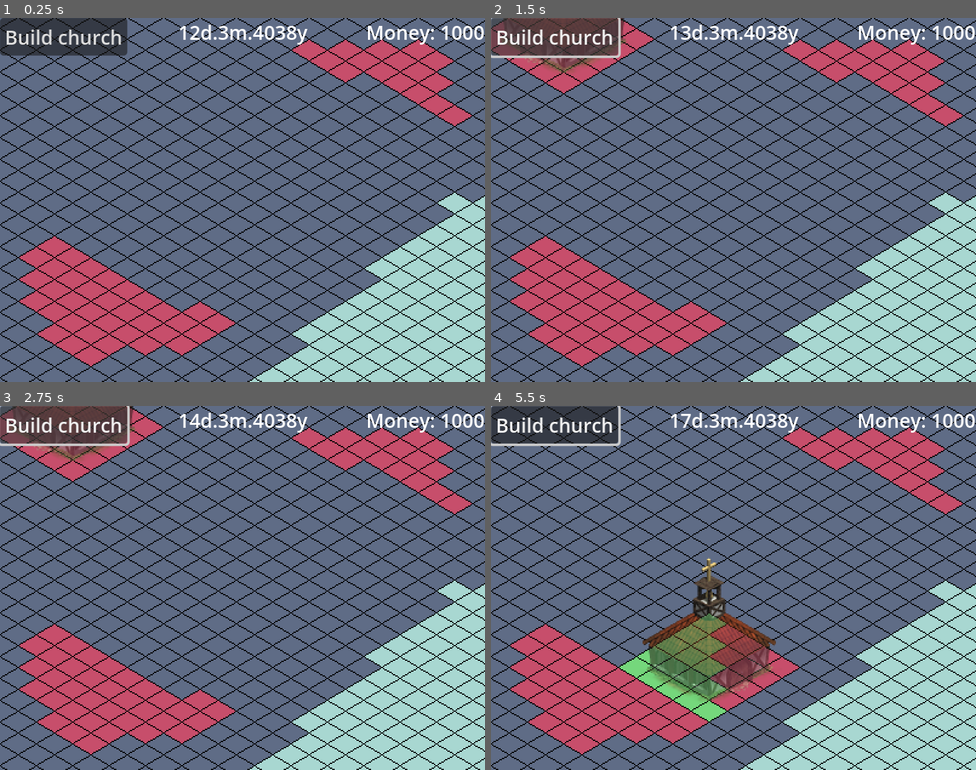
Above: before the commit, frames 1-4 (two rows, left to right).
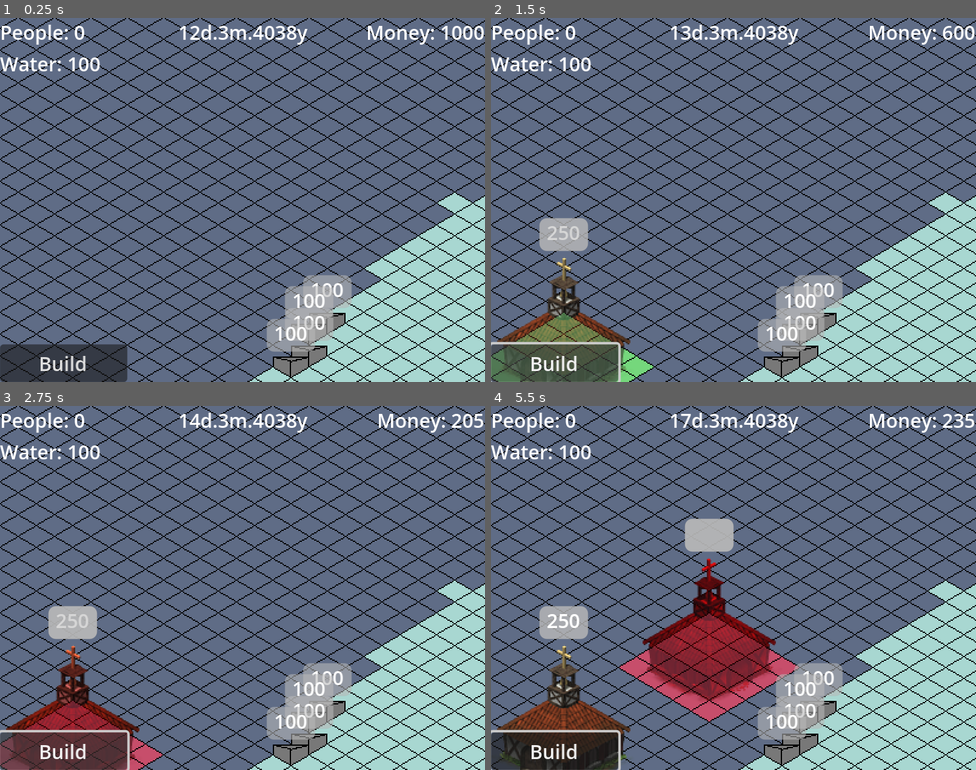
Above: after the commit, the same moments.

Repository: BurntRobot/artifical_heart_at_the_water-s_edge
Game: Godot game, scene res://world.tscn
The game is run twice, just before and just after one commit, with the same random seed, the same clock (stepped at 60 frames per second) and the same inputs.
Inputs (mouse positions are in pixels of both pictures, inside the frame that each line leads up to):
- Up to frame 1 (0.25 s): no input
- Up to frame 2 (1.5 s): click "Build church" (after the commit: "Build") at 0.5 s; click "Build church" (after the commit: "Build") at 1.25 s
- Up to frame 3 (2.75 s): click "Build church" (after the commit: "Build") at 2 s
- Up to frame 4 (5.5 s): tap Enter at 2.75 s; move the mouse to (840, 569) at 2.77 s; press the mouse at (840, 569) at 2.78 s; tap Space at 3.5 s; move the mouse to (636, 606) at 3.52 s; release the mouse at (636, 606) at 3.53 s; click (636, 606) at 3.6 s; move the mouse to (782, 507) at 4.27 s; hold R (rotate) 4.28-5.03 s; click (782, 507) at 4.55 s; move the mouse to (709, 660) at 5.02 s; click (709, 660) at 5.1 s

The runs differ from the first frame. In frame 1, 18% of the frame differs, in the area x 0-98%, y 0-100%; in frame 2, 22%; in frame 3, 22%; in frame 4, 26%, in the area x 0-100%, y 0-100%.

Commit message:
Added testing textures. Foundation of MVP.

Diff:
--- a/Buildings/building.gd
+++ b/Buildings/building.gd
@@ -5,11 +5,15 @@
 @onready var base_for_water: TileMapLayer = $BaseForWater
 @onready var sprite: Sprite2D = $Sprite
 @onready var animation_player: AnimationPlayer = $AnimationPlayer
+@onready var health_bar: ProgressBar = $HealthBar
+@onready var health_label: Label = $HealthBar/Label
 
 @export var building_cost: int = 400
+@export var is_built: bool = false
+@export var health: int = 250
+var current_health: int
 
 var rotated: bool = false
-var is_built: bool = false
 var can_build: bool = true
 
 signal _on_check_free_ground(_tile_map: Array[Vector2i])
@@ -20,6 +24,9 @@
 	CityResources._on_next_day.connect(_next_day)
 	CityResources._on_next_month.connect(_next_month)
 	Input.set_mouse_mode(Input.MOUSE_MODE_HIDDEN)
+	health_bar.max_value = health
+	current_health = health
+	health_bar.value = current_health
 
 func _physics_process(_delta: float) -> void:
 	if not is_built:
@@ -32,9 +39,13 @@
 			sprite.self_modulate = Color('ffffff89')
 			base._update_tiles_colors()
 			can_build = true
-		_on_check_free_ground.emit(base.get_used_cells())
-		if base_for_water.get_used_cells() == null:
-			_on_check_free_water.emit(base_for_water.get_used_cells())
+		# Место для здания
+		#_on_check_free_ground.emit(base.get_used_cells())
+		#if base_for_water.get_used_cells() == null:
+		#	_on_check_free_water.emit(base_for_water.get_used_cells())
+	else:
+		health_bar.value = current_health
+		health_label.text = str(current_health)
 
 func _input(event: InputEvent) -> void:
 	if not is_built:
--- a/Buildings/building.tscn
+++ b/Buildings/building.tscn
@@ -95,6 +95,7 @@
 
 [node name="Sprite" type="Sprite2D" parent="."]
 self_modulate = Color(1, 1, 1, 0.5372549)
+y_sort_enabled = true
 
 [node name="AnimationPlayer" type="AnimationPlayer" parent="."]
 libraries = {
@@ -102,3 +103,14 @@
 }
 
 [node name="AudioStreamPlayer" type="AudioStreamPlayer" parent="."]
+
+[node name="HealthBar" type="ProgressBar" parent="."]
+offset_right = 40.0
+offset_bottom = 27.0
+show_percentage = false
+
+[node name="Label" type="Label" parent="HealthBar"]
+layout_mode = 0
+offset_right = 40.0
+offset_bottom = 23.0
+horizontal_alignment = 1
--- a/Buildings/town_hall.tscn
+++ b/Buildings/town_hall.tscn
@@ -10,6 +10,12 @@
 [node name="Base" parent="." index="0"]
 tile_map_data = PackedByteArray("AAD//wAAAAACAAAAAAD//wEAAAACAAAAAAD//wIAAAACAAAAAAD/////AAACAAAAAAD///7/AAACAAAAAAABAA …(320 unchanged characters)…
 
-[node name="Sprite" parent="." index="1"]
+[node name="Sprite" parent="." index="2"]
 position = Vector2(0, -39)
 texture = ExtResource("2_8r65t")
+
+[node name="HealthBar" parent="." index="5"]
+offset_left = -20.0
+offset_top = -123.0
+offset_right = 20.0
+offset_bottom = -96.0
--- /dev/null
+++ b/Buildings/wall.tscn
@@ -0,0 +1,15 @@
+[gd_scene load_steps=2 format=3 uid="uid://b6lxut7b4p3of"]
+
+[ext_resource type="PackedScene" uid="uid://cyqa3xdmnxit8" path="res://Buildings/building.tscn" id="1_cr1d3"]
+
+[node name="Wall" instance=ExtResource("1_cr1d3")]
+health = 100
+
+[node name="Base" parent="." index="0"]
+tile_map_data = PackedByteArray(0, 0, 255, 255, 0, 0, 0, 0, 4, 0, 0, 0, 0, 0)
+
+[node name="HealthBar" parent="." index="5"]
+offset_left = -20.0
+offset_top = -40.0
+offset_right = 20.0
+offset_bottom = -13.0
--- /dev/null
+++ b/GUI/resources_label.gd
@@ -0,0 +1,4 @@
+extends Label
+
+func _physics_process(_delta: float) -> void:
+	text = "People: " + str(CityResources.citizens) + "\nWater: " + str(CityResources.water)
--- a/Map/Tiles/tile_set.tres
+++ b/Map/Tiles/tile_set.tres
@@ -10,6 +10,7 @@
 1:0/0 = 0
 2:0/0 = 0
 3:0/0 = 0
+4:0/0 = 0
 
 [resource]
 tile_shape = 1
--- a/world.tscn
+++ b/world.tscn
@@ -1,12 +1,14 @@
-[gd_scene load_steps=8 format=4 uid="uid://cxnlncaghbgq2"]
+[gd_scene load_steps=10 format=4 uid="uid://cxnlncaghbgq2"]
 
 [ext_resource type="Script" uid="uid://b6kq3swrrqtyl" path="res://Map/map.gd" id="1_aqk2v"]
 [ext_resource type="TileSet" uid="uid://chx3a5tst7d7j" path="res://Map/Tiles/tile_set.tres" id="1_fj7yv"]
 [ext_resource type="PackedScene" uid="uid://ce0ymdlijkja6" path="res://Buildings/town_hall.tscn" id="2_036b0"]
 [ext_resource type="Script" uid="uid://c8b52ovhgrp2j" path="res://Player/player_camera.gd" id="4_aqk2v"]
+[ext_resource type="PackedScene" uid="uid://b6lxut7b4p3of" path="res://Buildings/wall.tscn" id="4_ioo17"]
 [ext_resource type="Script" uid="uid://dyl05h3ppiq0x" path="res://GUI/money_label.gd" id="5_036b0"]
 [ext_resource type="Script" uid="uid://djjjdyay4mfa2" path="res://GUI/day_timer.gd" id="6_dwbse"]
 [ext_resource type="Script" uid="uid://dn5bre6derpqq" path="res://GUI/date_label.gd" id="6_pkg7o"]
+[ext_resource type="Script" uid="uid://j57goev0iekc" path="res://GUI/resources_label.gd" id="7_gbfbk"]
 
 [node name="World" type="Node"]
 process_mode = 3
@@ -15,6 +17,7 @@
 process_mode = 1
 
 [node name="Map" type="Node2D" parent="Game"]
+y_sort_enabled = true
 script = ExtResource("1_aqk2v")
 buildings_scenes = Array[PackedScene]([ExtResource("2_036b0")])
 
@@ -23,8 +26,25 @@
 tile_set = ExtResource("1_fj7yv")
 
 [node name="BuildingsMap" type="TileMapLayer" parent="Game/Map"]
+visible = false
 tile_map_data = PackedByteArray("AAAMAAkAAAADAAAAAAALAAkAAAADAAAAAAALAAoAAAADAAAAAAAMAAoAAAADAAAAAAAMAAsAAAADAAAAAAANAA …(736 unchanged characters)…
 tile_set = ExtResource("1_fj7yv")
+
+[node name="Wall" parent="Game/Map" instance=ExtResource("4_ioo17")]
+position = Vector2(240, 288)
+is_built = true
+
+[node name="Wall2" parent="Game/Map" instance=ExtResource("4_ioo17")]
+position = Vector2(255, 279)
+is_built = true
+
+[node name="Wall3" parent="Game/Map" instance=ExtResource("4_ioo17")]
+position = Vector2(255, 261)
+is_built = true
+
+[node name="Wall4" parent="Game/Map" instance=ExtResource("4_ioo17")]
+position = Vector2(270, 252)
+is_built = true
 
 [node name="PlayerCamera" type="Camera2D" parent="Game"]
 limit_left = 0
@@ -45,9 +65,13 @@
 process_mode = 3
 
 [node name="test_build" type="Button" parent="GUI"]
-offset_right = 8.0
-offset_bottom = 8.0
-text = "Build church"
+anchors_preset = 2
+anchor_top = 1.0
+anchor_bottom = 1.0
+offset_top = -31.0
+offset_right = 105.0
+grow_vertical = 0
+text = "Build"
 
 [node name="MoneyLabel" type="Label" parent="GUI"]
 anchors_preset = 1
@@ -68,6 +92,11 @@
 grow_horizontal = 2
 script = ExtResource("6_pkg7o")
 
+[node name="ResourcesLabel" type="Label" parent="GUI"]
+offset_right = 40.0
+offset_bottom = 23.0
+script = ExtResource("7_gbfbk")
+
 [node name="DayTimer" type="Timer" parent="."]
 process_mode = 1
 autostart = true
Not shown, added: Buildings/barracks/LICENSE.txt
Binary file added: Buildings/barracks/renders/idle/135/000.png
Not shown, added: Buildings/barracks/renders/idle/135/000.png.import
Binary file added: Buildings/barracks/renders/idle/225/000.png
Not shown, added: Buildings/barracks/renders/idle/225/000.png.import
Binary file added: Buildings/barracks/renders/idle/315/000.png
Not shown, added: Buildings/barracks/renders/idle/315/000.png.import
Binary file added: Buildings/barracks/renders/idle/45/000.png
Not shown, added: Buildings/barracks/renders/idle/45/000.png.import
Not shown, added: Buildings/firestation/LICENSE.txt
Binary file added: Buildings/firestation/renders/idle/135/000.png
Not shown, added: Buildings/firestation/renders/idle/135/000.png.import
(and 86 more such lines)
